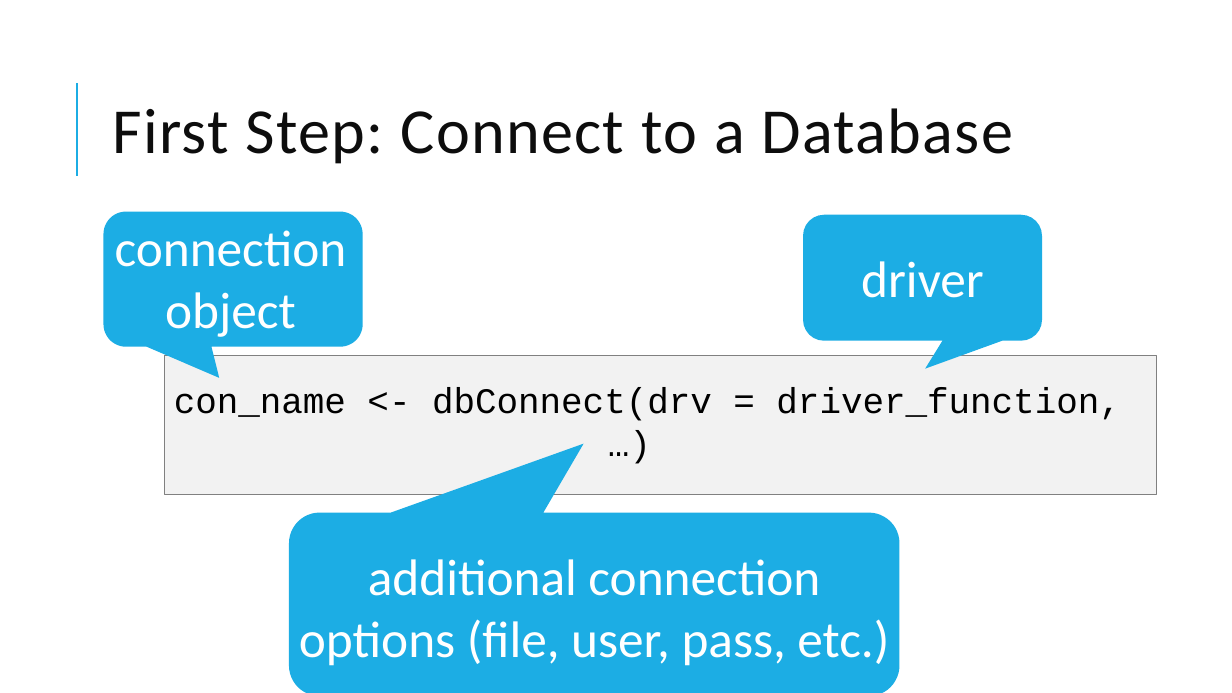
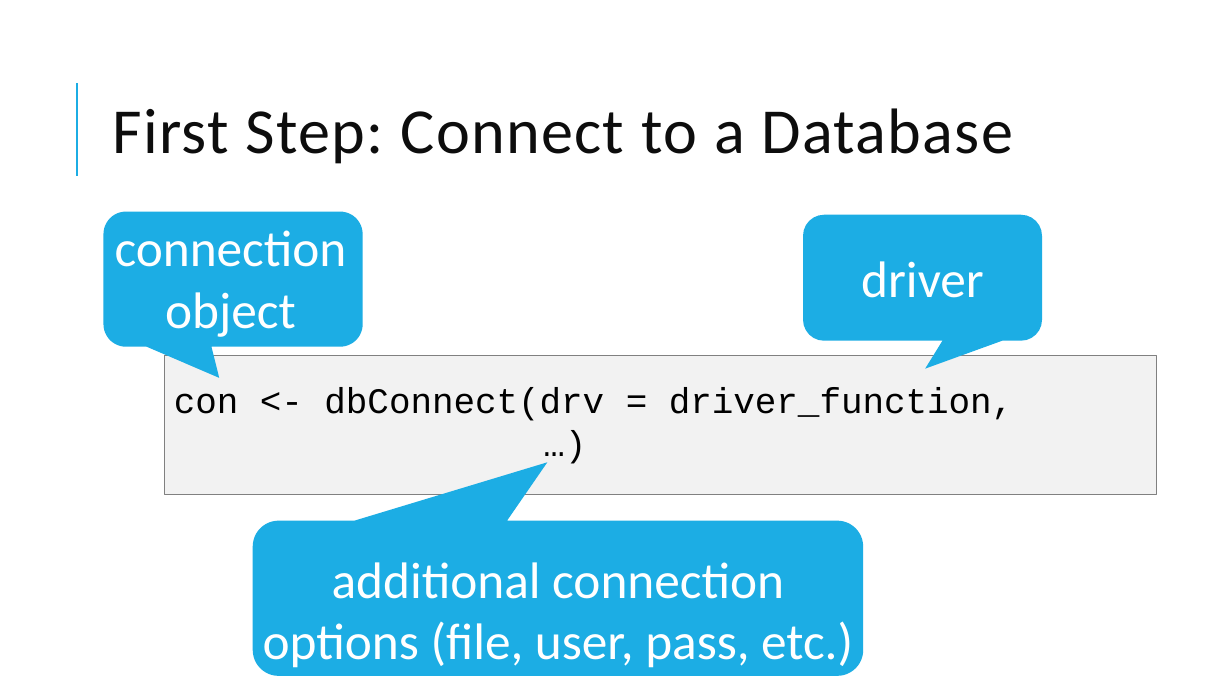
Before and after one commit to amromeo/api_r_int_db_24, a slide deck: slide 7 of presentations/02 - Databases with R.pptx. Drawn at 1232x693 pixels with LibreOffice and Linux fonts; fonts in the diff are those of the drawing. Boxes give left, top, right and bottom in pixels: in the first picture for what was removed or moved away, otherwise in the second. Text is boxed around its words. In the diff, an @@ line names an element or a change of style, - is before the commit and + after.

```diff
--- a/presentations/02 - Databases with R.pptx
+++ b/presentations/02 - Databases with R.pptx
@@ text at (x1=174, y1=388, x2=1013, y2=421): text changed @@
-con_name <- dbConnect(drv = driver_function,
+con <- dbConnect(drv = driver_function,
@@ text "additional connection options (file, user, ..." moved from (x1=299, y1=559, x2=889, y2=666) to (x1=263, y1=562, x2=853, y2=672) @@
@@ rounded speech box resized from (x1=289, y1=513, x2=900, y2=693) to (x1=253, y1=520, x2=864, y2=676) @@
```
Also in this commit, not shown: 8 other slides changed.
